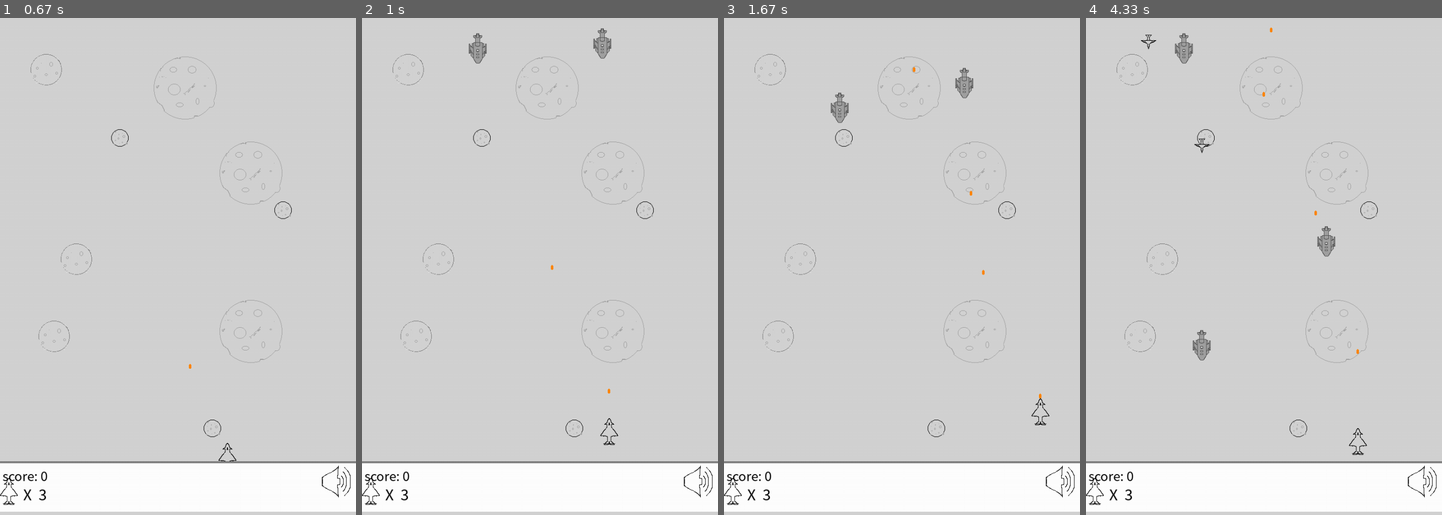
Above: before the commit, frames 1-4 (left to right).
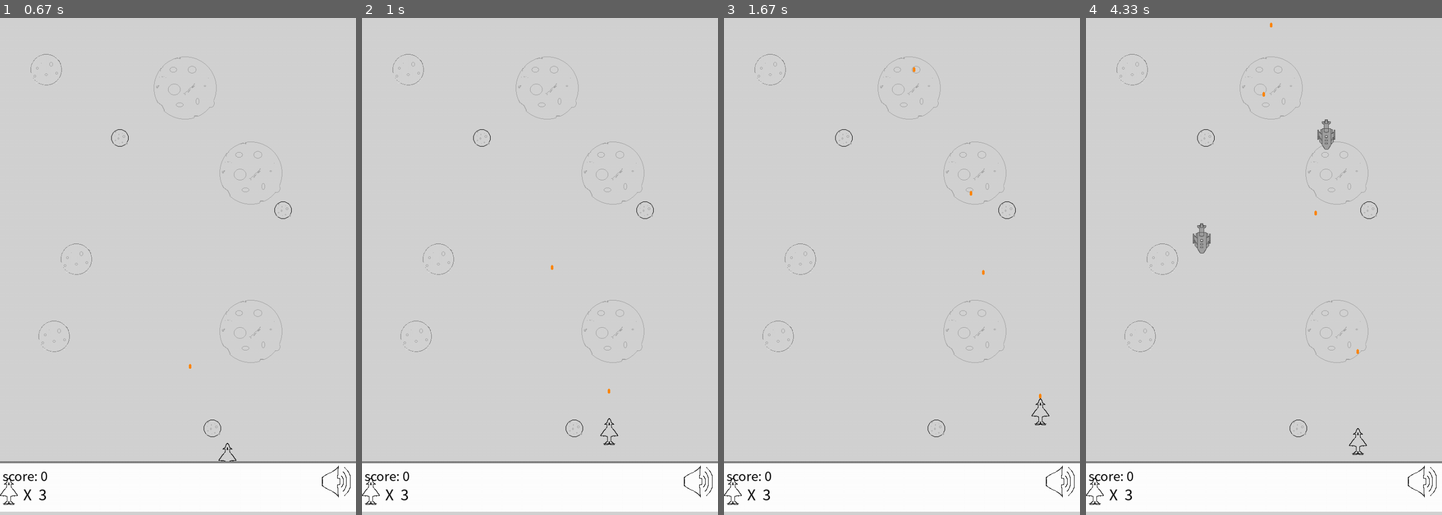
Above: after the commit, the same moments.

Repository: xyao824/pygame
Game: pygame game, started from src/airplane_game.py
Two runs of this game, one before a commit and one after it. Both use one fixed random seed, a clock stepped at 60 frames per second and the inputs below.
Inputs:
- Up to frame 1 (0.67 s): hold D from 0.33 s (still down)
- Up to frame 2 (1 s): release D at 0.8 s; hold W from 0.83 s (still down)
- Up to frame 3 (1.67 s): release W at 1.13 s; hold D 1.17-1.63 s
- Up to frame 4 (4.33 s): hold A 1.67-2.2 s; hold S 2.23-2.53 s; hold A 2.57-2.97 s; hold W 3-3.37 s; hold D 3.4-4.03 s; hold S from 4.07 s (still down)

Frame 1 is identical in both runs. In frame 2, 0.4% of the frame differs, in the area x 29-71%, y 2-10%; in frame 3, 0.4%; in frame 4, 1.1%, in the area x 15-71%, y 0-69%.

Commit message:
Allowed airplane move into screen

Diff:
--- a/src/airplane_game.py
+++ b/src/airplane_game.py
@@ -81,7 +81,7 @@
         hp = ENEMY_PLANE_LIST[index]['HP']
         x  = randrange(0, WIDTH, 36)
         if x not in x_list and (x + ENEMY_PLANE_LIST[index]["enemy_width"]) <= WIDTH: # can not repeat
-            enemy_airplane = Enemy_Airplane(image =enemy_plane_type, x = x, y = 0, speed = speed, bang_sound=bang_sound, shot_sound = shot_sound, hp = hp, score = ENEMY_PLANE_LIST[index]["score"])
+            enemy_airplane = Enemy_Airplane(image =enemy_plane_type, x = x, y = -216, speed = speed, bang_sound=bang_sound, shot_sound = shot_sound, hp = hp, score = ENEMY_PLANE_LIST[index]["score"])
             enemy_plane_list.append(enemy_airplane)
             x_list.append(x)
 
@@ -238,6 +238,7 @@
             enemy_plane_list = []
             my_airplane.response(360-18, 900-36-5)
             my_airplane.display_airplane(screen)
+
         pygame.display.update()
         pygame.time.Clock().tick(60)
 
